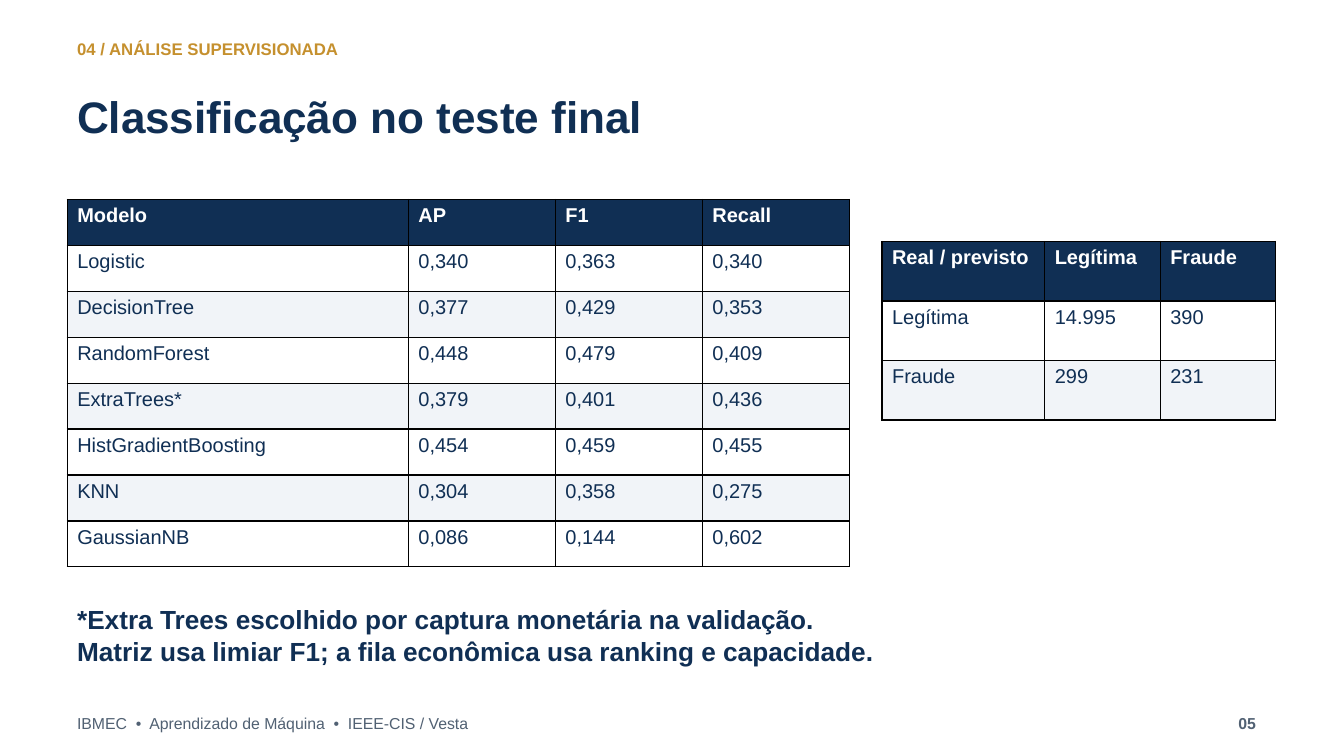
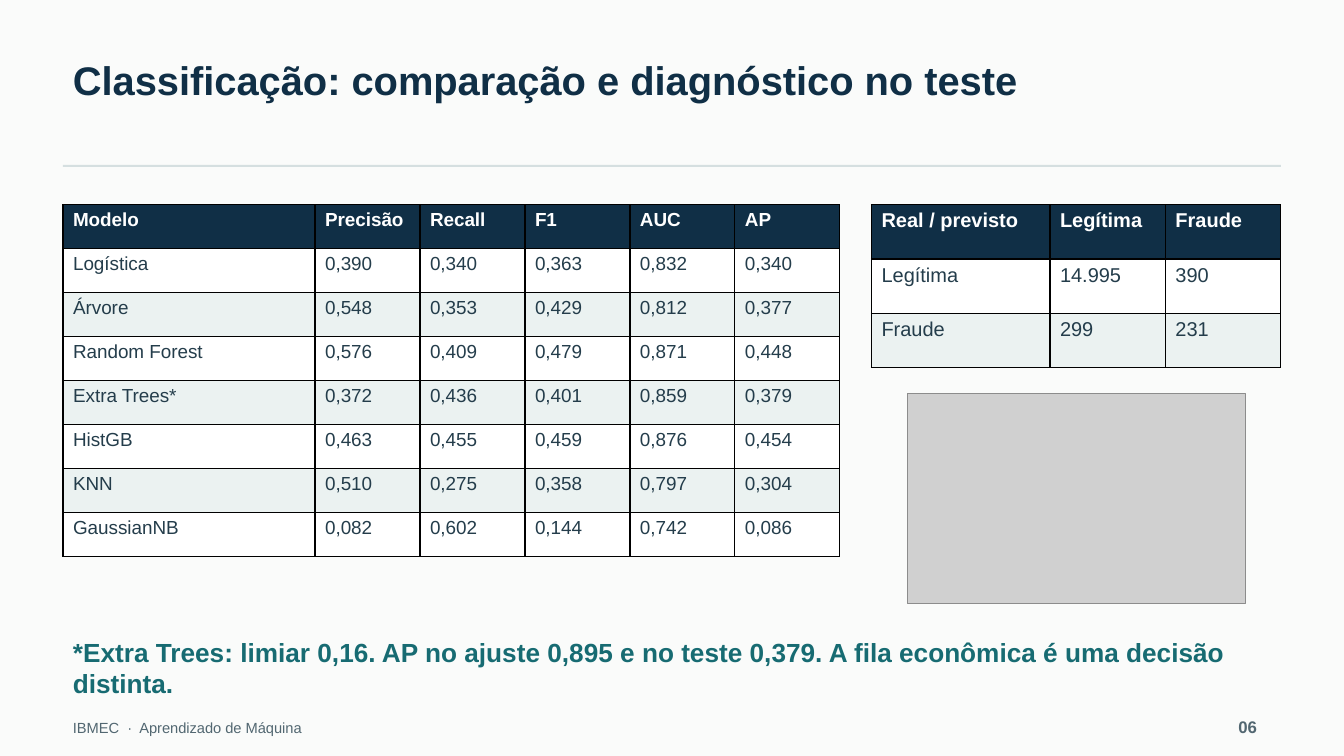
Before and after one commit to joao-castroo/deteccao-fraudes-ml-ibmec, a slide deck: slide 6 of deliverables/apresentacao_Fraude.pptx (slide 5 before the commit). Drawn at 1344x756 pixels with LibreOffice and Linux fonts; fonts in the diff are those of the drawing; grey boxes stand for pictures. Boxes give left, top, right and bottom in pixels: in the first picture for what was removed or moved away, otherwise in the second. Text is boxed around its words. In the diff, an @@ line names an element or a change of style, - is before the commit and + after.

```diff
--- a/deliverables/apresentacao_Fraude.pptx
+++ b/deliverables/apresentacao_Fraude.pptx
@@ background #FFFFFF to #FAFBFA @@
@@ text removed at bbox=[77, 41, 338, 55] @@
-04 / ANÁLISE SUPERVISIONADA
@@ text at bbox=[73, 65, 1017, 103]: text changed; size 31.5 to 28.5 pt; text colour #102F54 to #102F46 @@
-Classificação no teste final
+Classificação: comparação e diagnóstico no teste
@@ rectangle added at bbox=[63, 165, 1280, 167], fill #D5DFE0 @@
@@ table at bbox=[63, 205, 839, 557] @@
-column 1: Modelo | Logistic | DecisionTree | RandomForest | ExtraTrees* | HistGradientBoosting | KNN | GaussianNB
+column 1: Modelo | Logística | Árvore | Random Forest | Extra Trees* | HistGB | KNN | GaussianNB
+column 2: Precisão | 0,390 | 0,548 | 0,576 | 0,372 | 0,463 | 0,510 | 0,082
+column 3: Recall | 0,340 | 0,353 | 0,409 | 0,436 | 0,455 | 0,275 | 0,602
+column 4: F1 | 0,363 | 0,429 | 0,479 | 0,401 | 0,459 | 0,358 | 0,144
+column 5: AUC | 0,832 | 0,812 | 0,871 | 0,859 | 0,876 | 0,797 | 0,742
-column 3: F1 | 0,363 | 0,429 | 0,479 | 0,401 | 0,459 | 0,358 | 0,144
-column 4: Recall | 0,340 | 0,353 | 0,409 | 0,436 | 0,455 | 0,275 | 0,602
@@ table: place and size @@
-table at bbox=[68, 200, 851, 568]
+table at bbox=[63, 205, 839, 557]
@@ table at bbox=[872, 205, 1282, 367] @@
@@ fill #102F54 to #102F46 in row 1 @@
@@ fill #F1F4F8 to #EBF2F1 in row 3 @@
@@ text colour #102F54 to #243D4B in "Legítima", "14.995", "390", "Fraude" and 2 more places @@
@@ table: place and size @@
-table at bbox=[882, 242, 1276, 420]
+table at bbox=[872, 205, 1282, 367]
@@ picture added at bbox=[907, 394, 1245, 604] @@
@@ text at bbox=[73, 642, 1224, 694]: text changed; text colour #102F54 to #176B72 @@
-*Extra Trees escolhido por captura monetária na validação.
-Matriz usa limiar F1; a fila econômica usa ranking e capacidade.
+*Extra Trees: limiar 0,16. AP no ajuste 0,895 e no teste 0,379. A fila econômica é uma decisão distinta.
@@ text removed at bbox=[1238, 718, 1256, 729] @@
-05
@@ text at bbox=[73, 722, 302, 736]: text changed; size 11.2 to 10.5 pt; text colour #516173 to #526771 @@
-IBMEC • Aprendizado de Máquina • IEEE-CIS / Vesta
+IBMEC · Aprendizado de Máquina
@@ text added at bbox=[1238, 721, 1257, 733], 12 pt, text #526771, bold @@
+06
```
Also in this commit, not shown: 3 other slides changed, 6 slides added, 6 slides removed, 9 other files.
